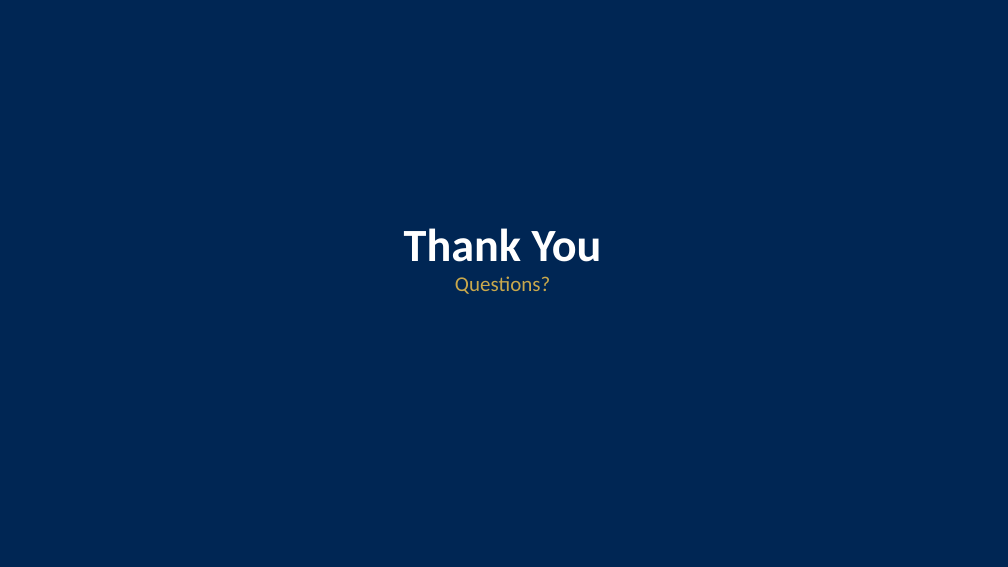
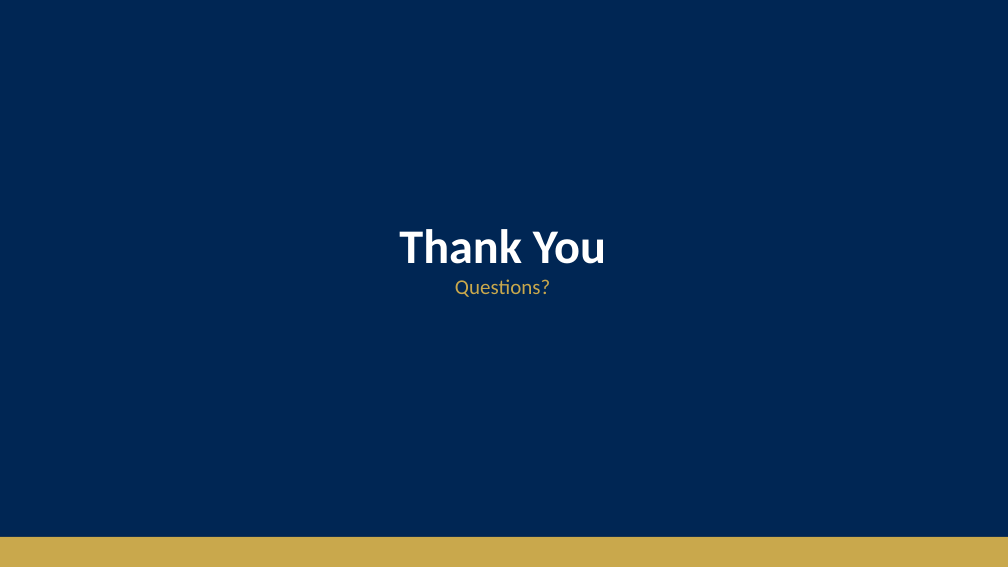
Before and after one commit to starredjaco/ACR-QA, a slide deck: slide 20 of docs/ACR-QA_Defense.odp (slide 14 before the commit). Drawn at 1008x567 pixels with LibreOffice and Linux fonts; fonts in the diff are those of the drawing. Boxes give left, top, right and bottom in pixels: in the first picture for what was removed or moved away, otherwise in the second. Text is boxed around its words. In the diff, an @@ line names an element or a change of style, - is before the commit and + after.

```diff
--- a/docs/ACR-QA_Defense.odp
+++ b/docs/ACR-QA_Defense.odp
@@ text at box(399, 229, 606, 264): size 44 to 46 pt in "Thank You" @@
@@ rectangle added at box(0, 537, 1008, 567), fill #C9A84C @@
```
Also in this commit, not shown: 6 other slides changed, 13 slides added, 7 slides removed, 8 other files.
